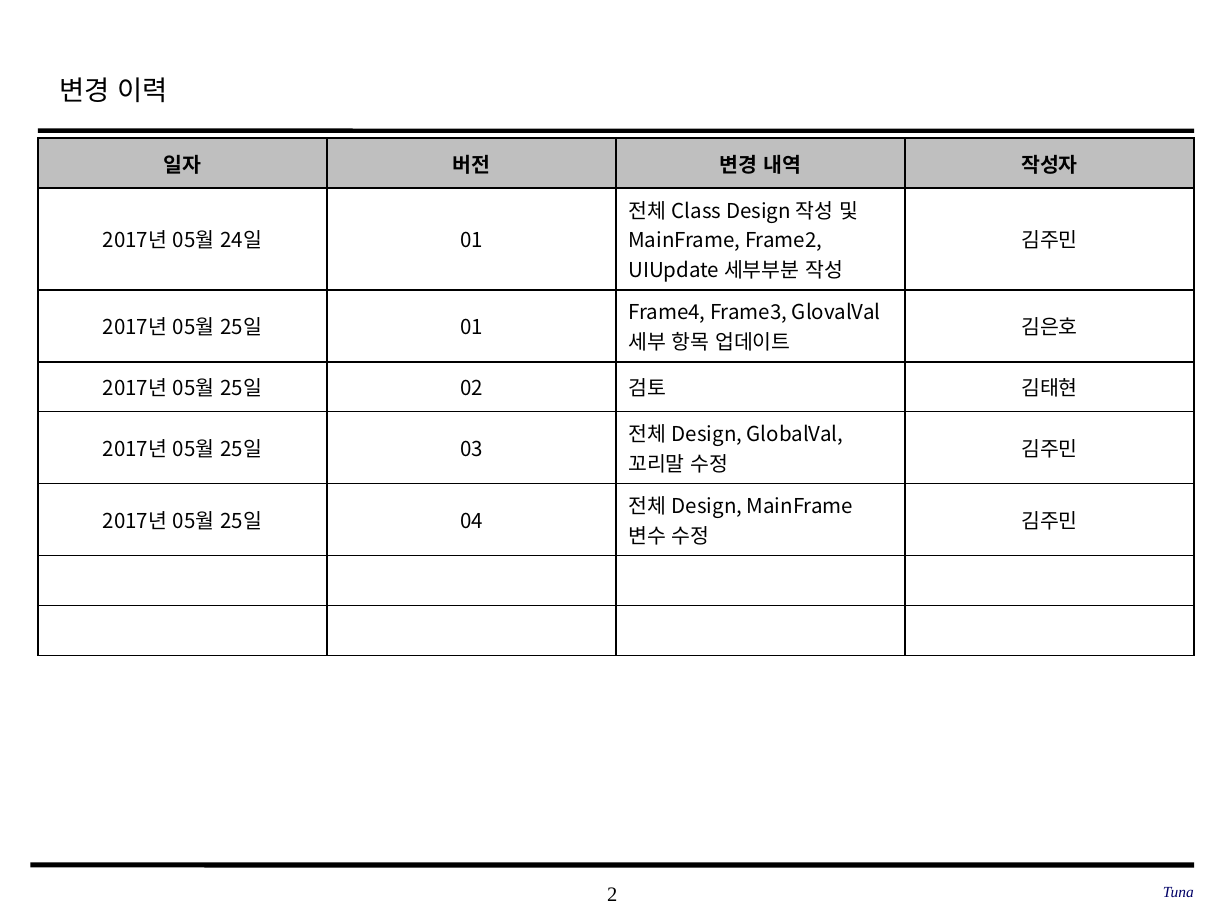
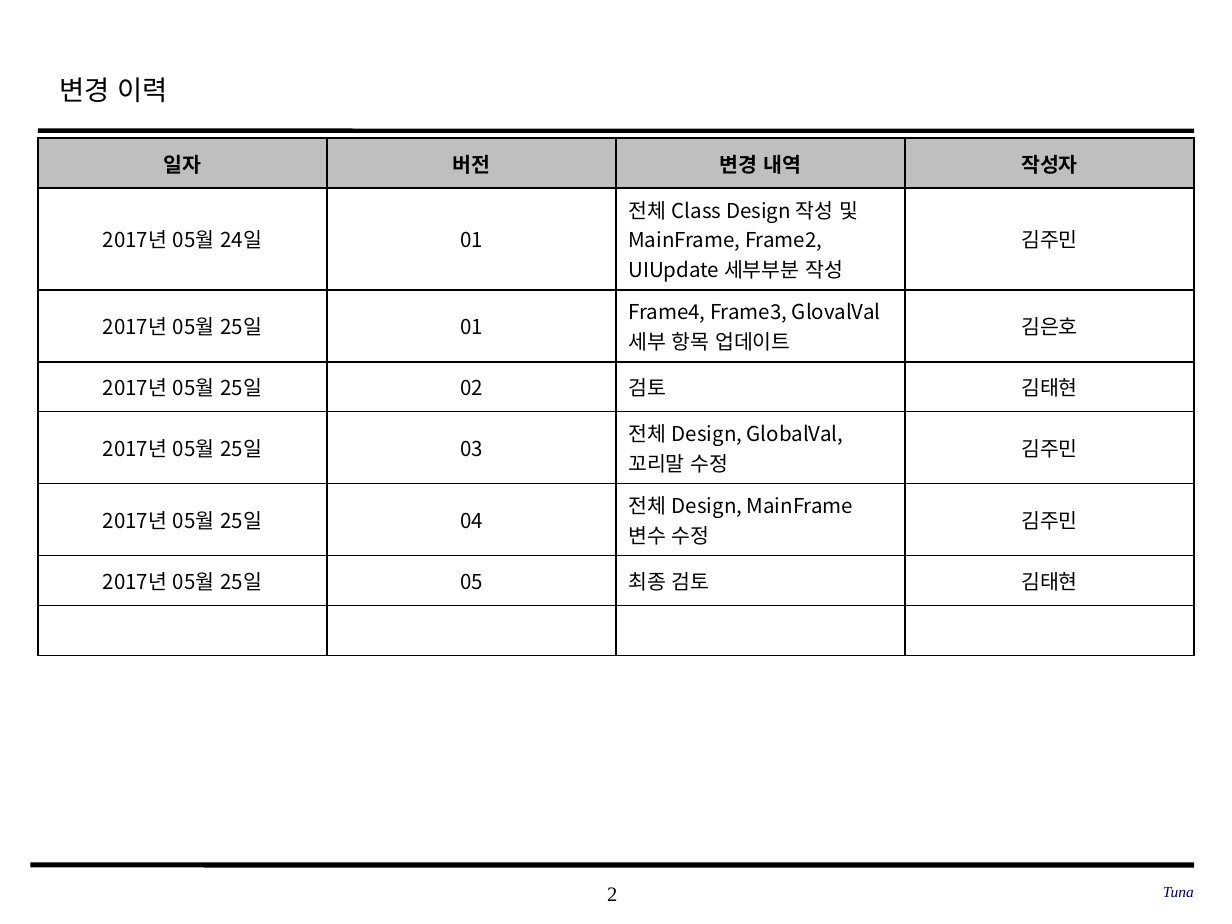
Before and after one commit to SE-admin/SE2017_4_tuna, a slide deck: slide 2 of doc/3_ 설계서/Class Design.pptx. Drawn at 1232x924 pixels with LibreOffice and Linux fonts; fonts in the diff are those of the drawing; background and template pictures are left out. Boxes give left, top, right and bottom in pixels: in the first picture for what was removed or moved away, otherwise in the second. Text is boxed around its words. In the diff, an @@ line names an element or a change of style, - is before the commit and + after.

Commit message:
doc/3_ 설계서/Class Design.pptx Class Design_4_tuna_김태현_20170525_05 최종 검토

```diff
--- a/doc/3_ 설계서/Class Design.pptx
+++ b/doc/3_ 설계서/Class Design.pptx
@@ table at box(38, 138, 1196, 609) @@
+row 7: 2017년 05월 25일 | 05 | 최종 검토 | 김태현
-row 8:  |  |  | 
```
Also in this commit, not shown: 7 other slides changed.
